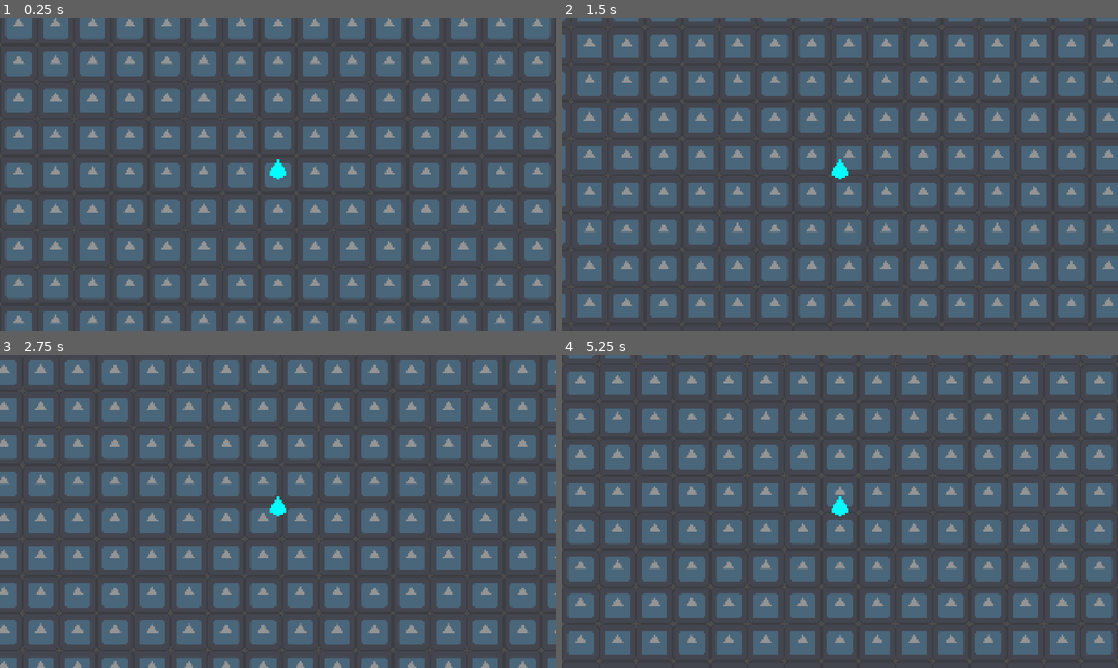
Above: before the commit, frames 1-4 (two rows, left to right).
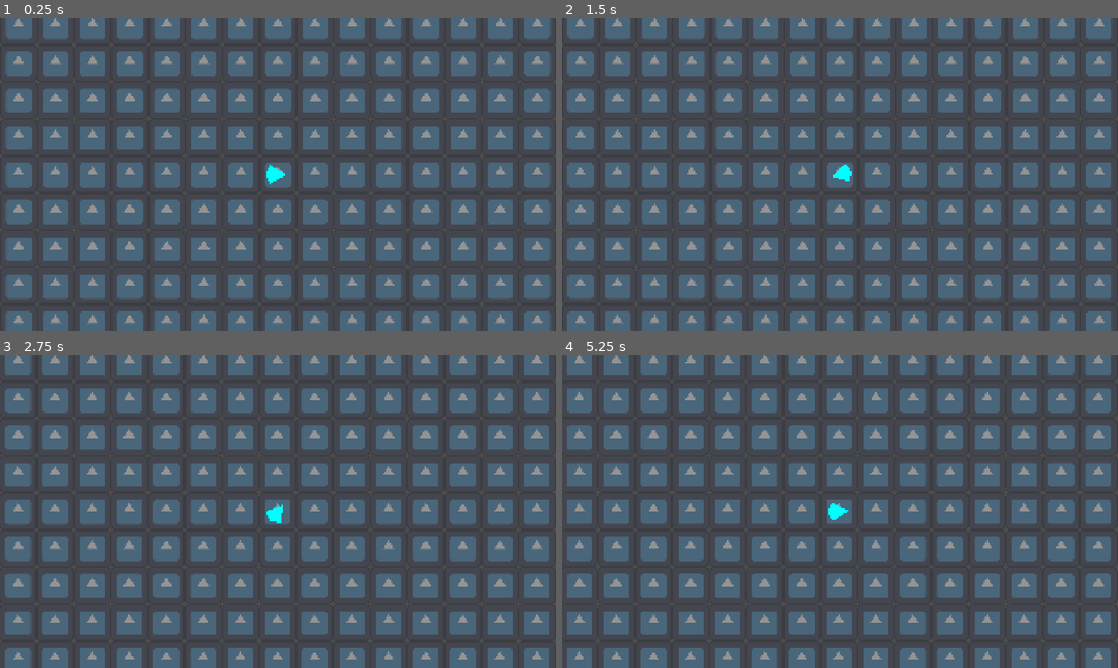
Above: after the commit, the same moments.

Repository: jsph2-create/KiwiHacks-project
Game: Godot game, scene res://src/in-game/space/space.tscn
Same seed, same stepped clock (60 frames per second), same inputs: the game is played once before the commit and once after it. The engine's default icon, where the game draws it, is replaced by a stand-in: a white triangle on a blue panel in a dark square.
Inputs (mouse positions are in pixels of both pictures, inside the frame that each line leads up to):
- Up to frame 1 (0.25 s): no input
- Up to frame 2 (1.5 s): tap Enter at 0.5 s; move the mouse to (962, 158) at 0.52 s; hold D (rightwards) 0.53-1.28 s; move the mouse to (728, 190) at 1.27 s; hold S (backwards) from 1.28 s (still down)
- Up to frame 3 (2.75 s): move the mouse to (333, 442) at 2.02 s; release S (backwards) at 2.03 s; hold D (rightwards) from 2.03 s (still down)
- Up to frame 4 (5.25 s): move the mouse to (812, 574) at 2.77 s; release D (rightwards) at 2.78 s; hold W (forwards) 2.78-3.53 s; move the mouse to (1006, 558) at 3.52 s; hold A (leftwards) 3.53-5.03 s; move the mouse to (673, 464) at 4.27 s; move the mouse to (867, 511) at 5.02 s; hold S (backwards) from 5.03 s (still down)

The runs differ from the first frame. In frame 1, 0.1% of the frame differs, in the area x 47-52%, y 45-54%; in frame 2, 63%, in the area x 0-100%, y 0-100%; in frame 3, 61%; in frame 4, 51%.

Commit message:
working on spaceship acceleration

Diff:
--- a/kiwihacks-project/src/in-game/space-ship/space_ship.gd
+++ b/kiwihacks-project/src/in-game/space-ship/space_ship.gd
@@ -1,13 +1,35 @@
 extends CharacterBody2D
 
+@export_category("ship stats")
+@export var default_speed_max := 300.0
+@export var default_accelleration := 1.0
+@export var default_decelleration := -1.0
 
-@export var default_speed = 300.0
-var speed = default_speed
-
+var speed_max = default_speed_max
 var vec_direction
+var last_location
 
 func _physics_process(delta: float) -> void:
+	last_location = global_position
+	#basic player movement
+	vec_direction = Input.get_vector("leftwards", "rightwards", "forwards", "backwards")
 
-	vec_direction = Input.get_vector("leftwards", "rightwards", "forwards", "backwards")
-	velocity = vec_direction * speed
+	if last_location.distance_to(global_position) < speed_max:
+		if vec_direction == Vector2.ZERO:
+			velocity = velocity.move_toward(Vector2.ZERO, default_decelleration * delta)
+			print("afsdafl")
+		else:
+			velocity = velocity.move_toward(vec_direction * speed_max, default_accelleration * delta)
+
+
+
+
+
+
+
+	#turn to mouse
+	var target_angle = (get_global_mouse_position() - global_position).angle()
+	rotation = lerp_angle(rotation, target_angle, 15 * delta)
+	rotation_degrees = wrap(rotation_degrees, 0, 360)
+
 	move_and_slide()
--- a/kiwihacks-project/src/in-game/space-ship/space_ship.tscn
+++ b/kiwihacks-project/src/in-game/space-ship/space_ship.tscn
@@ -7,11 +7,14 @@
 script = ExtResource("1_6nhxk")
 
 [node name="Polygon2D" type="Polygon2D" parent="." unique_id=1100132364]
+position = Vector2(-26.399998, 0)
+rotation = 1.5707964
 color = Color(0, 1, 1, 1)
 polygon = PackedVector2Array(0, -56, -32, 0, 0, 16, 32, 0)
 
 [node name="CollisionPolygon2D" type="CollisionPolygon2D" parent="." unique_id=1178460808]
-visible = false
+position = Vector2(-26.399998, 0)
+rotation = 1.5707964
 polygon = PackedVector2Array(0, -56, -32, 0, 0, 16, 32, 0, 0, -56)
 
 [node name="Camera2D" type="Camera2D" parent="." unique_id=1592434852]
